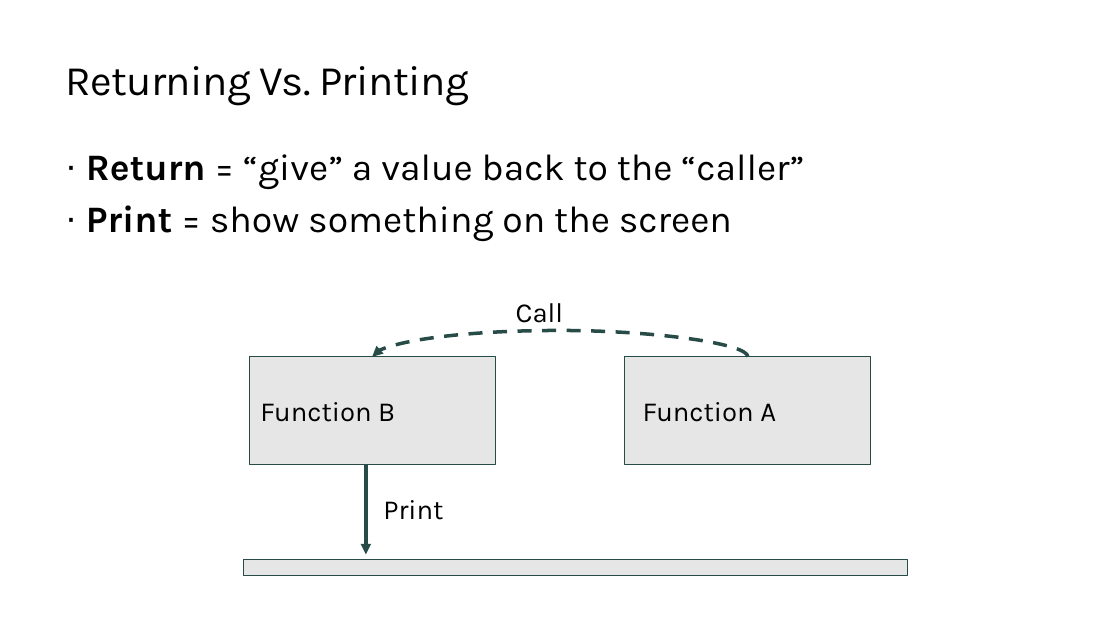
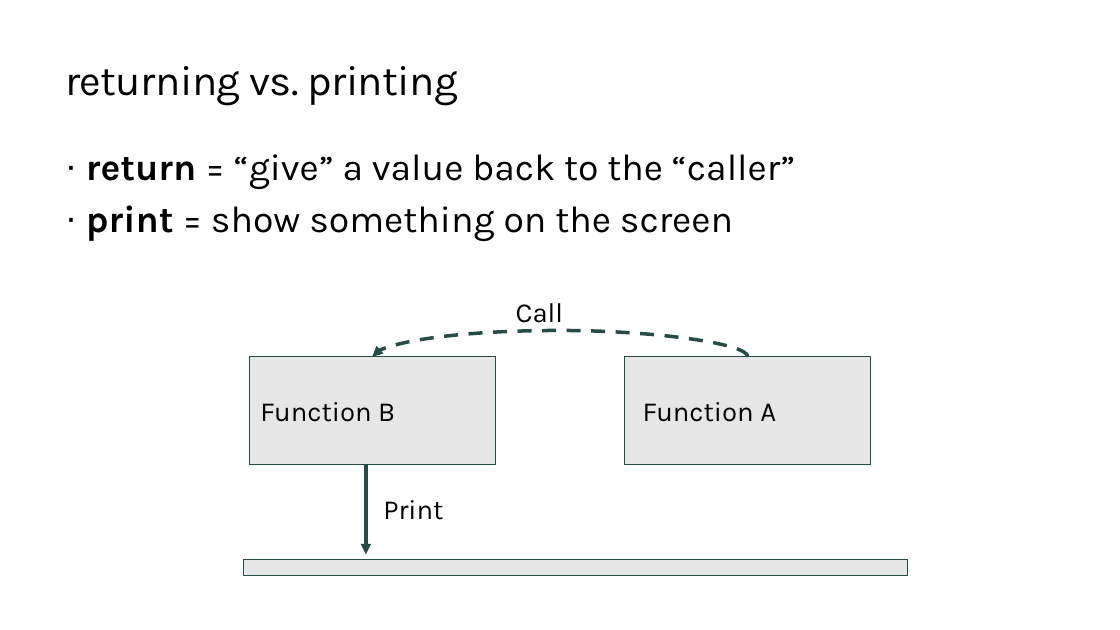
Before and after one commit to TEALSK12/2nd-semester-introduction-to-computer-science, a slide deck: slide 7 of units/3_unit/slidedecks/Intro Python 3.03 TEALS.pptx. Drawn at 1120x630 pixels with LibreOffice and Linux fonts; fonts in the diff are those of the drawing; background and template pictures are left out. Boxes give left, top, right and bottom in pixels: in the first picture for what was removed or moved away, otherwise in the second. Text is boxed around its words. In the diff, an @@ line names an element or a change of style, - is before the commit and + after.

```diff
--- a/units/3_unit/slidedecks/Intro Python 3.03 TEALS.pptx
+++ b/units/3_unit/slidedecks/Intro Python 3.03 TEALS.pptx
@@ title at (x1=65, y1=66, x2=459, y2=106): text changed @@
-Returning Vs. Printing
+returning vs. printing
@@ text at (x1=86, y1=154, x2=795, y2=242): text changed @@
-· Return = “give” a value back to the “caller”
-· Print = show something on the screen
+· return = “give” a value back to the “caller”
+· print = show something on the screen
```
Also in this commit, not shown: 15 other slides changed.
